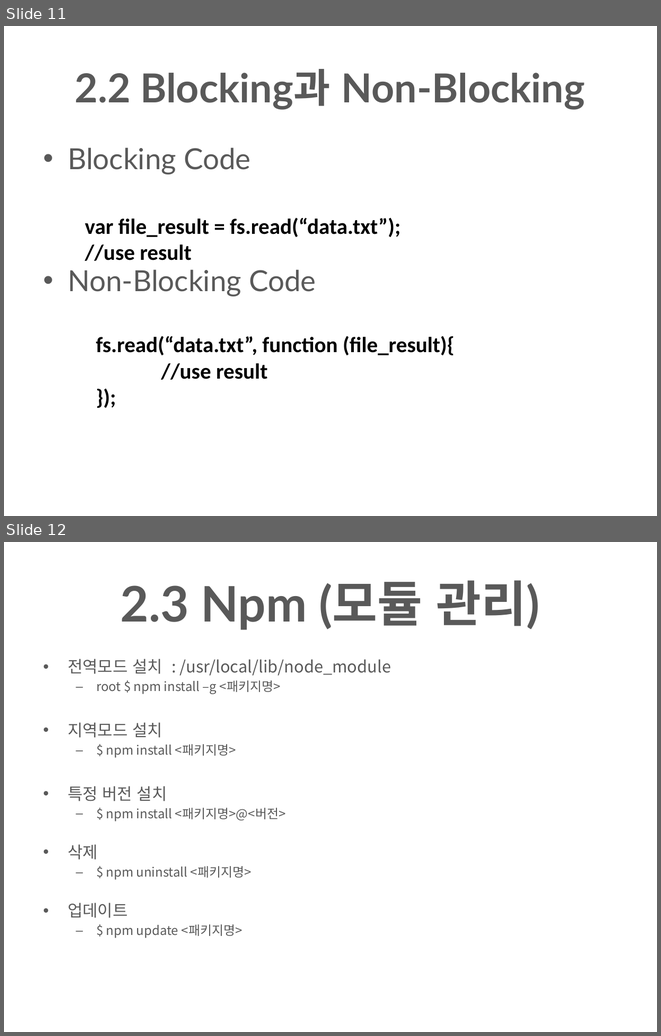
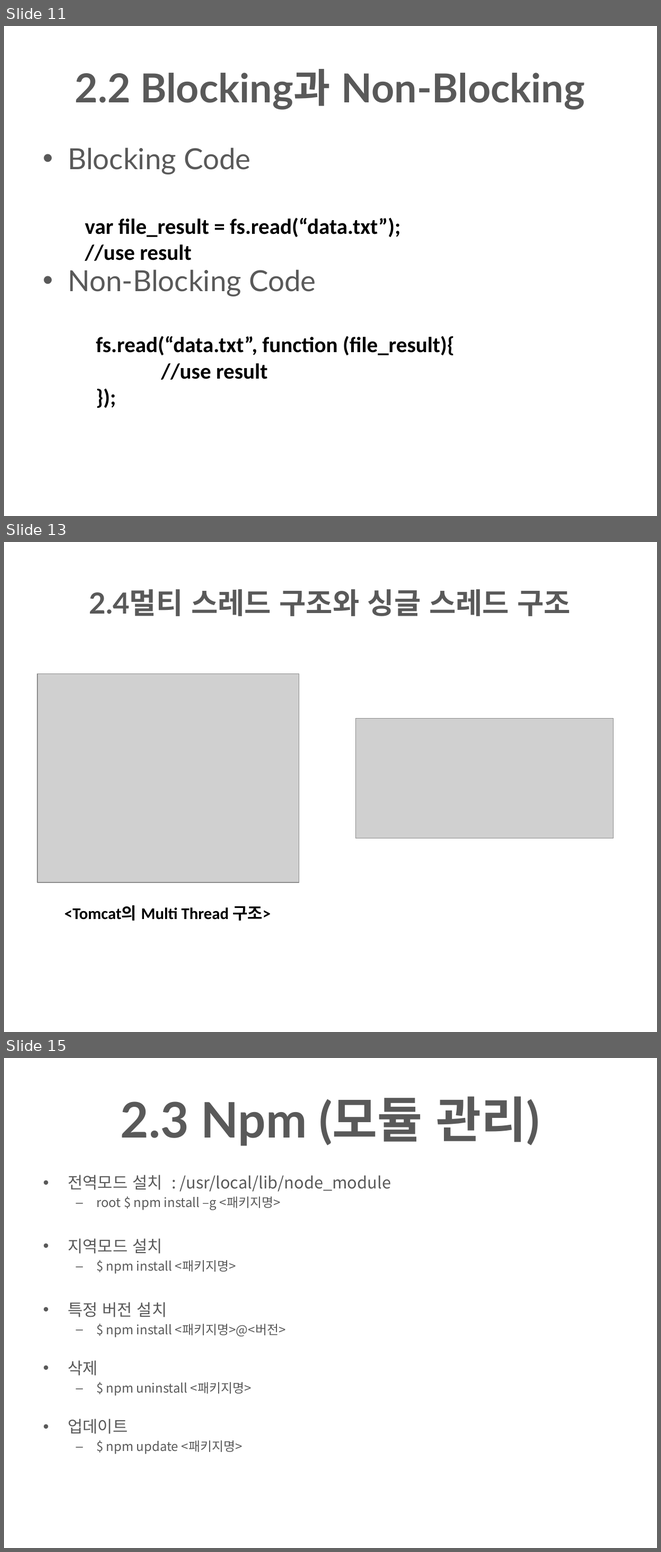
Before and after one commit to sinrim10/NodeStudy, a slide deck: nodestudy-1/Node.pptx. Shown one above the other, each under a label of ours: slides 11 and 12 before the commit, slides 11, 13 and 15 after it; the slides between them are not shown. The pictures are 661x1036 and 661x1552 pixels, drawn with LibreOffice and Linux fonts; fonts in the diff are those of the drawing; grey boxes stand for pictures; background and template pictures are left out. Boxes give left, top, right and bottom in pixels: in the first picture for what was removed or moved away, otherwise in the second. Text is boxed around its words. In the diff, an @@ line names an element or a change of style, - is before the commit and + after.

```diff
--- a/nodestudy-1/Node.pptx
+++ b/nodestudy-1/Node.pptx
@@ slide 13 added at [4, 542, 657, 1032], background picture (left out) @@
@@ title added at [89, 589, 571, 616], 32 pt, text #595959, bold @@
+2.4멀티 스레드 구조와 싱글 스레드 구조
@@ picture added at [37, 674, 299, 882] @@
@@ picture added at [355, 718, 613, 838] @@
@@ text added at [64, 905, 271, 920], 18 pt, text #000000, bold @@
+<Tomcat의 Multi Thread 구조>
@@ what was slide 12 is now slide 15 @@
```
Also in this commit, not shown: 2 slides changed, 2 other slides added.
